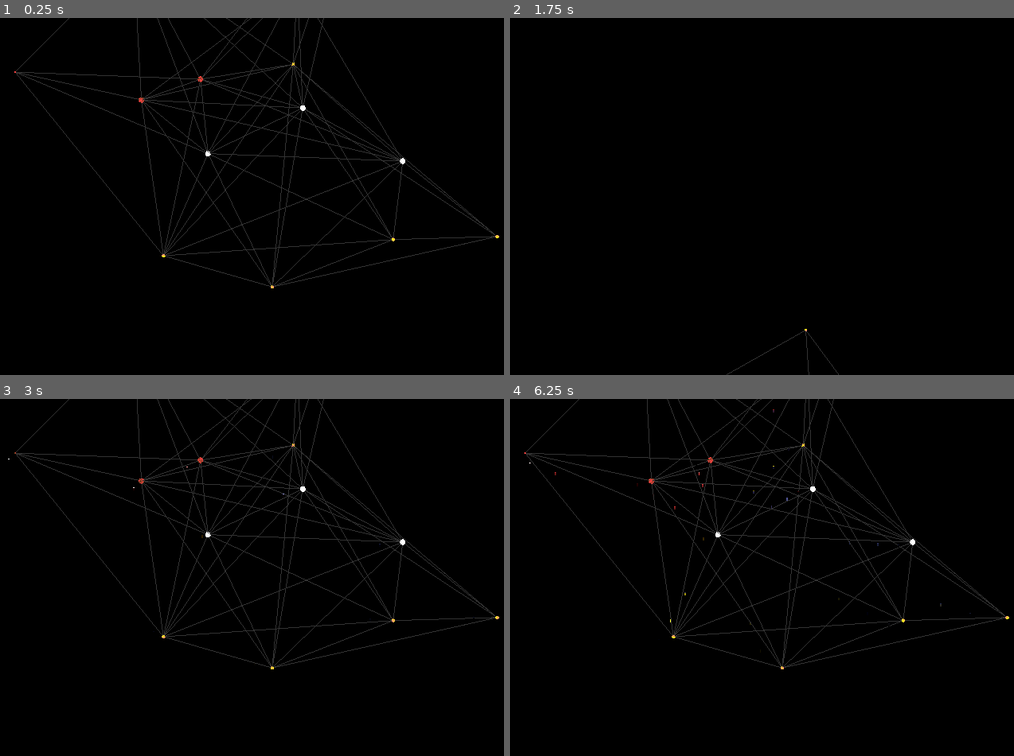
Above: before the commit, frames 1-4 (two rows, left to right).
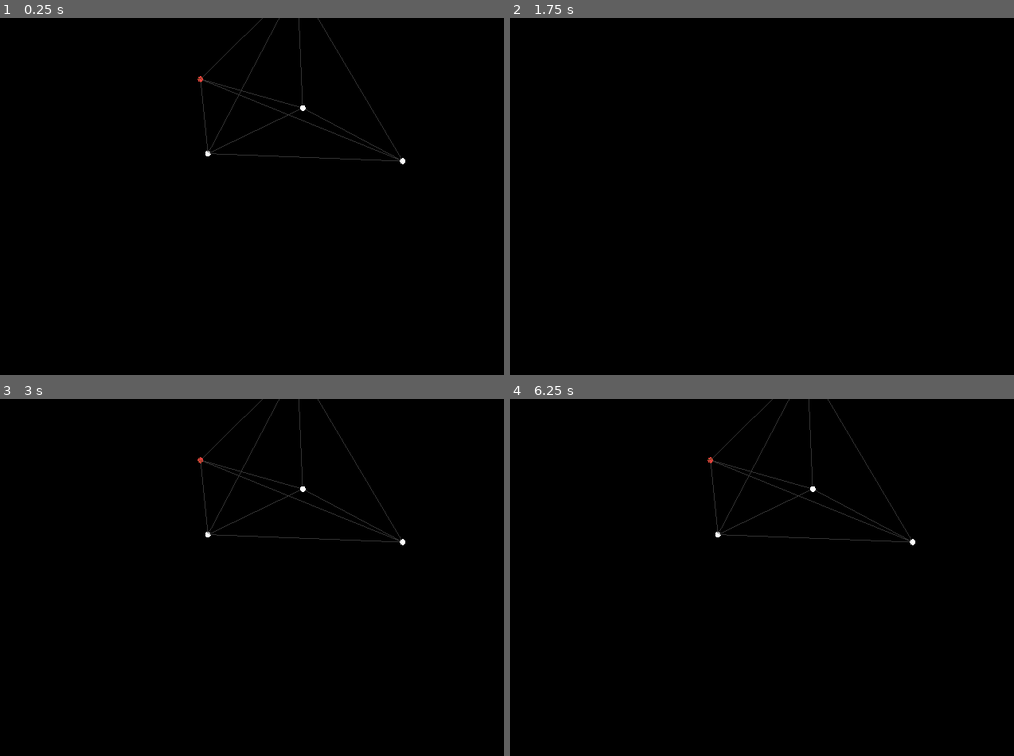
Above: after the commit, the same moments.

Repository: NoahMSchool/SpaceStrategyGame
Game: Godot game, scene res://Galaxy/galaxy.tscn
The game is run twice, just before and just after one commit, with the same random seed, the same clock (stepped at 60 frames per second) and the same inputs.
Inputs (mouse positions are in pixels of both pictures, inside the frame that each line leads up to):
- Up to frame 1 (0.25 s): no input
- Up to frame 2 (1.75 s): tap Enter at 0.5 s; move the mouse to (928, 178) at 0.52 s; tap M (m) at 0.6 s; tap R (r) at 0.8, 1.35 s; tap Space at 1.25 s; move the mouse to (661, 214) at 1.27 s; tap S (s) at 1.55 s
- Up to frame 3 (3 s): tap Enter at 2 s; move the mouse to (342, 498) at 2.02 s; tap S (s) at 2.1 s; tap M (m) at 2.3 s; tap Space at 2.75 s; move the mouse to (246, 648) at 2.77 s; click (246, 648) at 2.85 s
- Up to frame 4 (6.25 s): tap R (r) at 3.05, 5.3 s; move the mouse to (978, 631) at 3.52 s; tap Middle mouse button (MouseWheelClick) at 3.6 s; tap S (s) at 3.8, 6.05 s; tap Enter at 4.25 s; move the mouse to (595, 523) at 4.27 s; right-click (595, 523) at 4.35 s; tap M (m) at 4.55 s; tap Space at 5 s; move the mouse to (817, 577) at 5.02 s; tap Mouse wheel down (ScrollDown) at 5.1 s; move the mouse to (691, 488) at 5.77 s; tap Mouse wheel up (ScrollUp) at 5.85 s

The runs differ from the first frame. In frame 1, 2.7% of the frame differs, in the area x 2-100%, y 0-76%; in frame 2, less than 0.1%; in frame 3, 2.7%; in frame 4, 2.7%.

Commit message:
Improve resource movement

Diff:
--- a/Galaxy/galaxy_generator.gd
+++ b/Galaxy/galaxy_generator.gd
@@ -5,7 +5,7 @@
 
 #in lightyears, typical solar systems are 5-10 apart
 @export var min_system_separation = 7.5
-@export var max_system_count = 15
+@export var max_system_count = 5
 @export var max_connection_distance = 15 :
 	set (val):
 		print("Changing Max Connection to", val)
@@ -115,7 +115,11 @@
 func add_free_resource(resource_node, global_pos):
 	$FreeShipContiner.add_child(resource_node)
 	resource_node.global_position = global_pos
-	print(resource_node.global_position)
+
+func detach_free_resource(resource_node):
+	$FreeShipContiner.remove_child(resource_node)
+
+
 
 
 func _process(delta: float) -> void:
--- a/Resources/ship_resource.gd
+++ b/Resources/ship_resource.gd
@@ -5,7 +5,9 @@
 var in_transmission:= false
 
 func begin_transmission():
-	in_transmission = true
+	if destination:
+		in_transmission = true
+		look_at(destination.position)
 
 func end_transmission():
 	in_transmission = false
--- a/SolarSystem/solar_system.gd
+++ b/SolarSystem/solar_system.gd
@@ -121,6 +121,8 @@
 
 		p.position = p.planet_data.orbit_basis*Vector3(p.planet_data.major_orbit_radius*cos(current_orbit), 0, p.planet_data.minor_orbit_radius*sin(current_orbit))
 
+func orbit_resources():
+	pass
 
 """
 For Star
@@ -150,7 +152,6 @@
 func _unhandled_input(event: InputEvent) -> void:
 		if Input.is_action_just_pressed("m"):
 			for r in $ShipResourceContainer.get_children():
-				print(r.global_position)
 				eject_resource(r)
 
 
@@ -163,15 +164,26 @@
 	return
 
 func eject_resource(res):
-	res.begin_transmission()
-	var global_pos = res.global_position
-	$ShipResourceContainer.remove_child(res)
-	galaxy.add_free_resource(res, global_pos)
+	if (res.destination):
+		res.begin_transmission()
+		var global_pos = res.global_position
+		$ShipResourceContainer.remove_child(res)
+		galaxy.add_free_resource(res, global_pos)
+		print("Ejecting!", res.name)
 
 func receive_resource(res):
-	$ShipResourceContainer.add_child(res)
+	galaxy.detach_free_resource(res)
+	res.queue_free()
+	generate_resource()
+	# $ShipResourceContainer.add_child(res)
+	# res.destination = null
 	#if self == res.destination:
-	res.end_transmission()
+	# res.end_transmission()
+	# res.position = res.position + Vector3(0,0.125,0)* $ShipResourceContainer.get_child_count()
+
+	print("Now I have ", self.name, " ", $ShipResourceContainer.get_child_count(), " ", res.name)
+
+
 
 func _on_trail_timer_timeout() -> void:
 	if not system_active:
--- a/SolarSystem/solar_system.tscn
+++ b/SolarSystem/solar_system.tscn
@@ -48,7 +48,6 @@
 
 [node name="ResourceTimer" type="Timer" parent="." unique_id=1254746077]
 wait_time = 2.0
-autostart = true
 
 [connection signal="input_event" from="." to="." method="_mouse_selected"]
 [connection signal="timeout" from="TrailTimer" to="." method="_on_trail_timer_timeout"]
